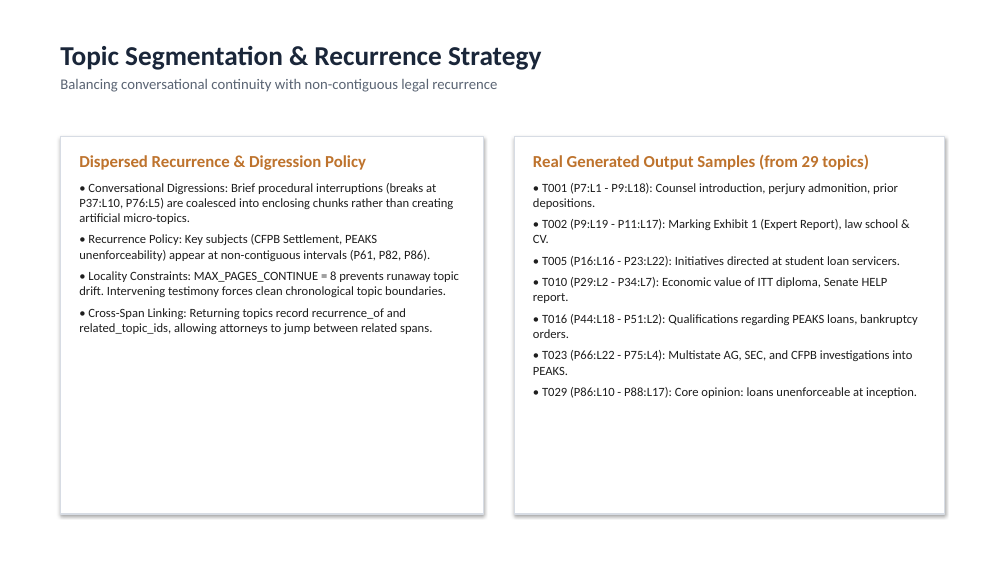
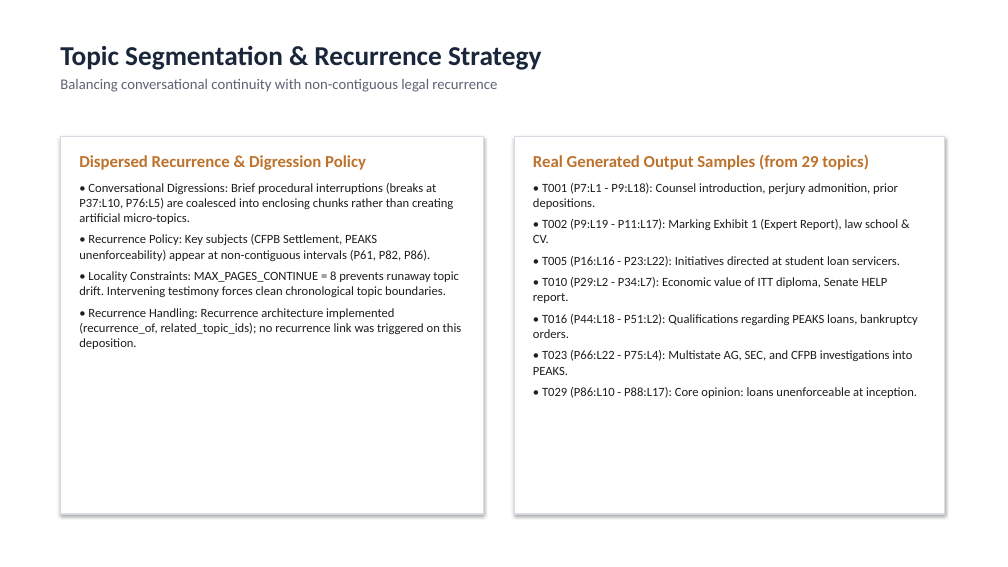
Before and after one commit to ddikshamitraa25/DepoIndex, a slide deck: slide 3 of slides/DepoIndex_Presentation.pptx. Drawn at 1008x567 pixels with LibreOffice and Linux fonts; fonts in the diff are those of the drawing. Boxes give left, top, right and bottom in pixels: in the first picture for what was removed or moved away, otherwise in the second. Text is boxed around its words. In the diff, an @@ line names an element or a change of style, - is before the commit and + after.

```diff
--- a/slides/DepoIndex_Presentation.pptx
+++ b/slides/DepoIndex_Presentation.pptx
@@ text at (79,308,462,349): text changed @@
-• Cross-Span Linking: Returning topics record recurrence_of and related_topic_ids, allowing attorneys to jump between related spans.
+• Recurrence Handling: Recurrence architecture implemented (recurrence_of, related_topic_ids); no recurrence link was triggered on this deposition.
```
Also in this commit, not shown: 1 other slide changed, 3 other files.
